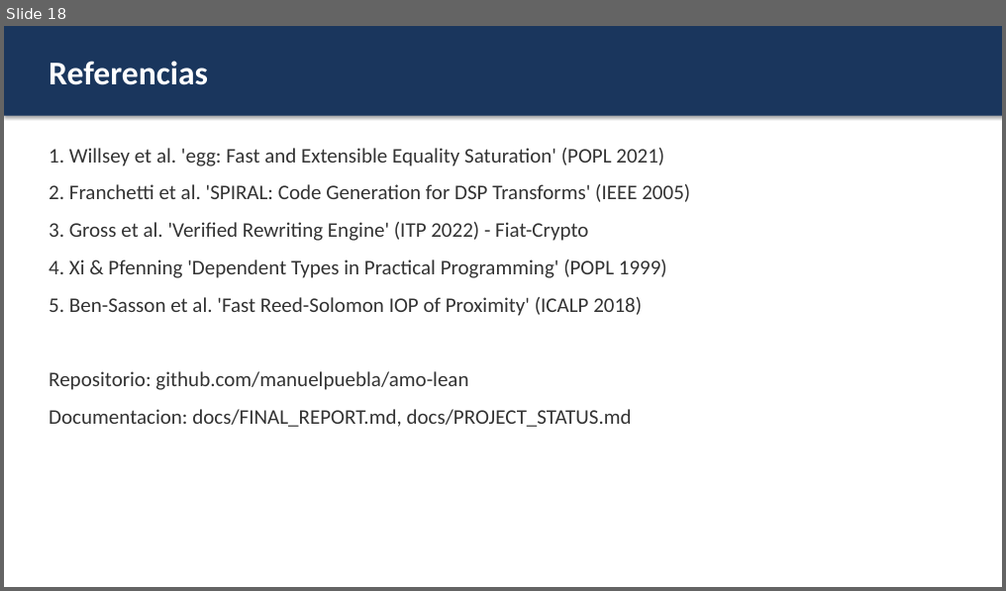
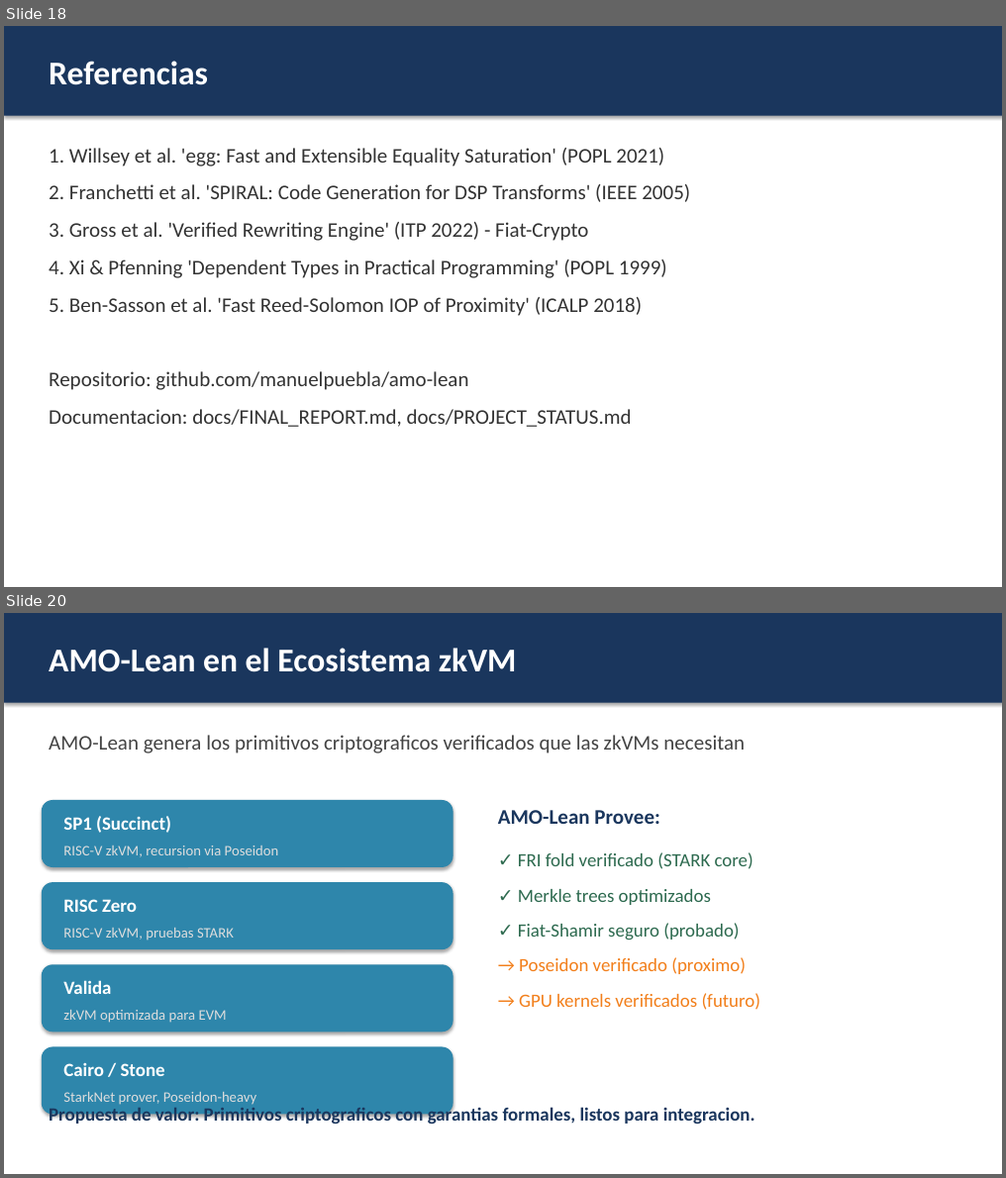
Before and after one commit to manuelpuebla/amo-lean, a slide deck: docs/AMO-Lean_Technical_Presentation.pptx. Shown one above the other, each under a label of ours: slide 18 before the commit, slides 18 and 20 after it; the slides between them are not shown. The pictures are 1006x591 and 1006x1178 pixels, drawn with LibreOffice and Linux fonts; fonts in the diff are those of the drawing. Boxes give left, top, right and bottom in pixels: in the first picture for what was removed or moved away, otherwise in the second. Text is boxed around its words. In the diff, an @@ line names an element or a change of style, - is before the commit and + after.

```diff
--- a/docs/AMO-Lean_Technical_Presentation.pptx
+++ b/docs/AMO-Lean_Technical_Presentation.pptx
@@ slide 20 added at bbox=[4, 613, 1002, 1174], background #FFFFFF @@
@@ rectangle added at bbox=[4, 613, 1002, 703], fill #1A365D @@
@@ text added at bbox=[49, 648, 517, 672], 32 pt, text #FFFFFF, bold @@
+AMO-Lean en el Ecosistema zkVM
@@ text added at bbox=[49, 735, 745, 754], 20 pt, text #444444 @@
+AMO-Lean genera los primitivos criptograficos verificados que las zkVMs necesitan
@@ rounded rectangle added at bbox=[42, 800, 453, 867], fill #2E86AB @@
@@ text added at bbox=[63, 816, 171, 833], 18 pt, text #FFFFFF, bold @@
+SP1 (Succinct)
@@ text added at bbox=[498, 810, 659, 824], 20 pt, text #1A365D, bold @@
+AMO-Lean Provee:
@@ text added at bbox=[63, 846, 279, 858], 14 pt, text #DDDDDD @@
+RISC-V zkVM, recursion via Poseidon
@@ text added at bbox=[518, 853, 761, 1010], 18 pt, text #2D6A4F @@
+✓ FRI fold verificado (STARK core)
+✓ Merkle trees optimizados
+✓ Fiat-Shamir seguro (probado)
+→ Poseidon verificado (proximo)
+→ GPU kernels verificados (futuro)
@@ rounded rectangle added at bbox=[42, 882, 453, 950], fill #2E86AB @@
@@ text added at bbox=[63, 899, 137, 912], 18 pt, text #FFFFFF, bold @@
+RISC Zero
@@ text added at bbox=[63, 928, 234, 941], 14 pt, text #DDDDDD @@
+RISC-V zkVM, pruebas STARK
@@ rounded rectangle added at bbox=[42, 964, 453, 1032], fill #2E86AB @@
@@ text added at bbox=[63, 980, 111, 994], 18 pt, text #FFFFFF, bold @@
+Valida
@@ text added at bbox=[63, 1010, 227, 1023], 14 pt, text #DDDDDD @@
+zkVM optimizada para EVM
@@ rounded rectangle added at bbox=[42, 1048, 453, 1115], fill #2E86AB @@
@@ text added at bbox=[63, 1063, 165, 1076], 18 pt, text #FFFFFF, bold @@
+Cairo / Stone
@@ text added at bbox=[49, 1106, 755, 1127], 18 pt, text #1A365D, bold @@
+Propuesta de valor: Primitivos criptograficos con garantias formales, listos para integracion.
@@ text added at bbox=[63, 1092, 257, 1105], 14 pt, text #DDDDDD @@
+StarkNet prover, Poseidon-heavy
```
Also in this commit, not shown: 2 other slides added, 1 slide removed, 3 other files.
